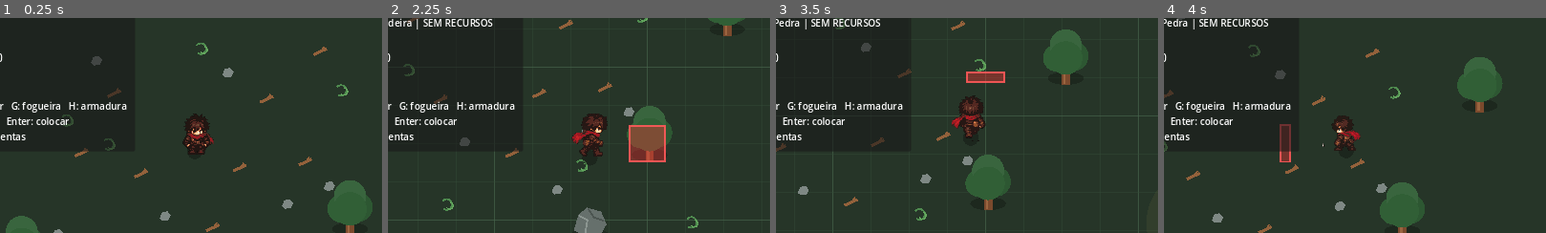
Above: before the commit, frames 1-4 (left to right).
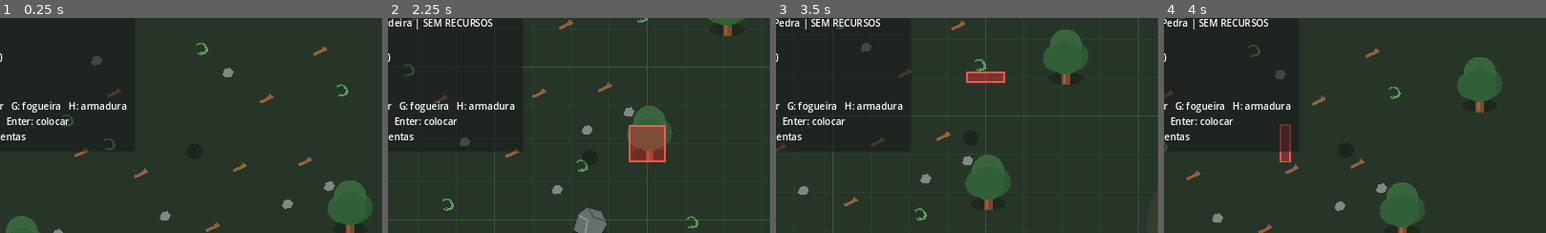
Above: after the commit, the same moments.

Repository: janduyankiingles-ops/Fantasy-Sandbox
Game: Godot game, scene res://scenes/main.tscn
Two runs of this game, one before a commit and one after it. Both use one fixed random seed, a clock stepped at 60 frames per second and the inputs below.
Inputs:
- Up to frame 1 (0.25 s): no input
- Up to frame 2 (2.25 s): tap Enter at 0.5 s; hold D 0.53-1.28 s; tap I at 0.6 s; tap Space at 0.77, 1.52 s; hold S 1.28-2.03 s; tap C at 1.35 s; hold D from 2.03 s (still down); tap B at 2.1 s
- Up to frame 3 (3.5 s): release D at 2.78 s; hold W from 2.78 s (still down); tap Q at 2.85 s; tap Space at 3.02 s
- Up to frame 4 (4 s): release W at 3.53 s; hold A from 3.53 s (still down); tap R at 3.6 s; tap Space at 3.77 s
The pictures show only the part of the screen within x 24-74%, y 21-71%; the shares and areas given below are measured in that part.

The runs differ from the first frame. In frame 1, 0.9% of the frame differs, in the area x 47-56%, y 44-64%; in frame 2, 1.1%, in the area x 48-58%, y 44-65%; in frame 3, 1.0%; in frame 4, 0.7%.

Commit message:
v0.0.18.2: replace player visual with deterministic Sprite2D

Diff:
--- a/scenes/player.tscn
+++ b/scenes/player.tscn
@@ -10,7 +10,7 @@
 [node name="Player" type="CharacterBody2D"]
 script = ExtResource("1")
 
-[node name="Visual" type="AnimatedSprite2D" parent="."]
+[node name="Visual" type="Sprite2D" parent="."]
 script = ExtResource("2_visual")
 
 [node name="CollisionShape2D" type="CollisionShape2D" parent="."]
